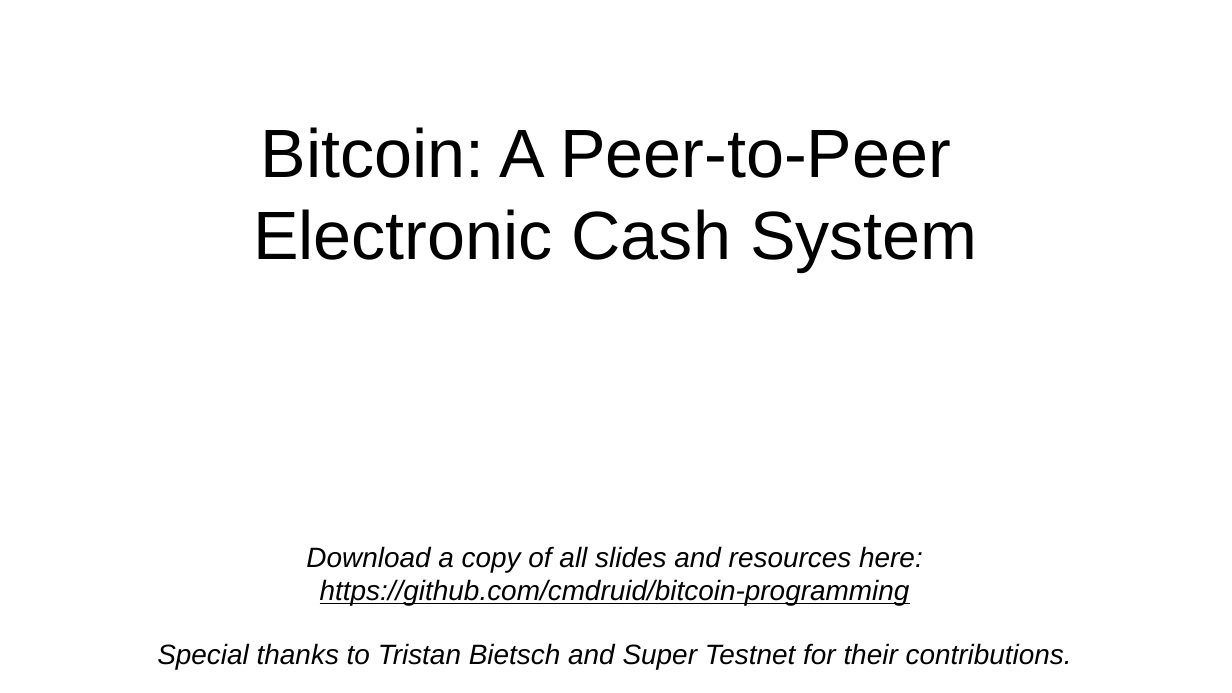
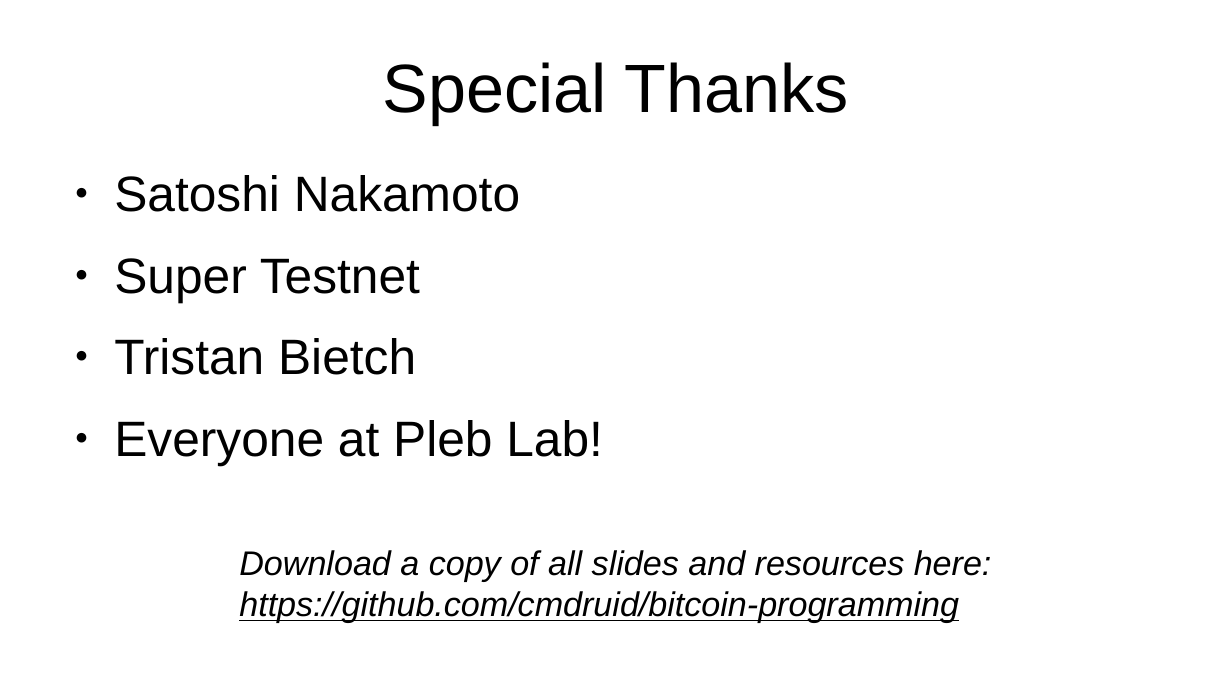
Before and after one commit to cmdruid/bitcoin-programming, a slide deck: slide 34 of slides/bitcoin-whitepaper-review.odp (slide 1 before the commit). Drawn at 1232x693 pixels with LibreOffice and Linux fonts; fonts in the diff are those of the drawing. Boxes give left, top, right and bottom in pixels: in the first picture for what was removed or moved away, otherwise in the second. Text is boxed around its words. In the diff, an @@ line names an element or a change of style, - is before the commit and + after.

```diff
--- a/slides/bitcoin-whitepaper-review.odp
+++ b/slides/bitcoin-whitepaper-review.odp
@@ title added at (383, 62, 848, 125), 44 pt, text #000000 @@
+Special Thanks
@@ title removed at (253, 127, 978, 272) @@
-Bitcoin: A Peer-to-Peer
-Electronic Cash System
@@ text added at (114, 175, 603, 466), 32 pt, text #000000 @@
+● Satoshi Nakamoto
+● Super Testnet
+● Tristan Bietch
+● Everyone at Pleb Lab!
@@ text "Download a copy of all ...": place and size @@
-text "Download a copy of all ..." at (306, 546, 923, 605)
+text "Download a copy of all ..." at (239, 550, 992, 623)
@@ text "Download a copy of all ..." at (239, 550, 992, 623): size 18 to 22 pt; alignment centre to left @@
@@ text removed at (157, 643, 1072, 669) @@
-Special thanks to Tristan Bietsch and Super Testnet for their contributions.
```
Also in this commit, not shown: 4 other slides changed, 5 slides added, 1 slide removed, 7 other files.
